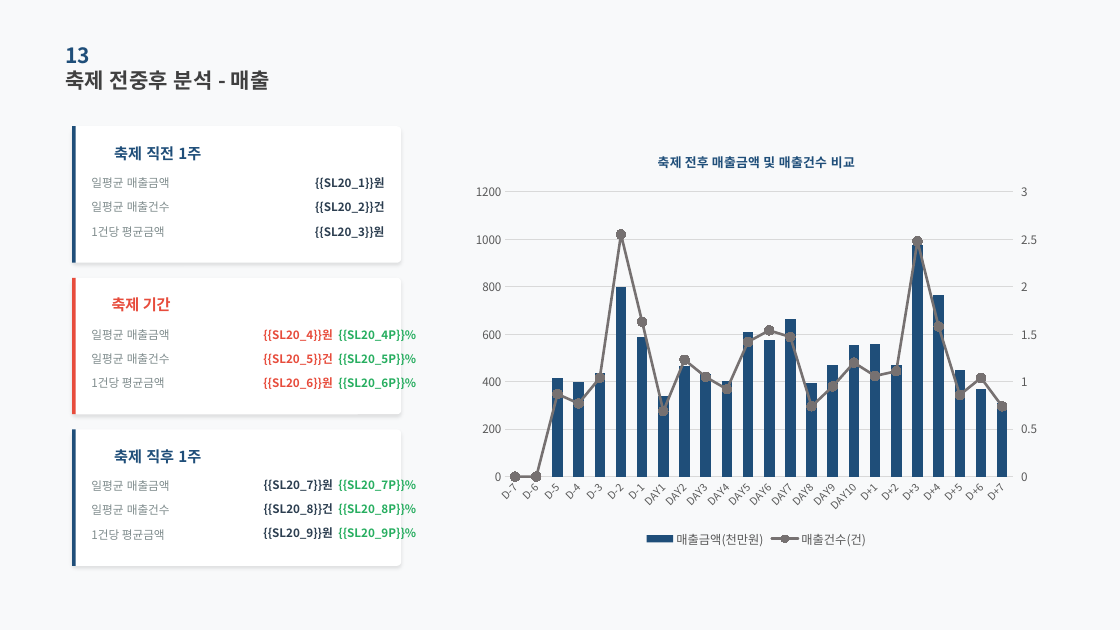
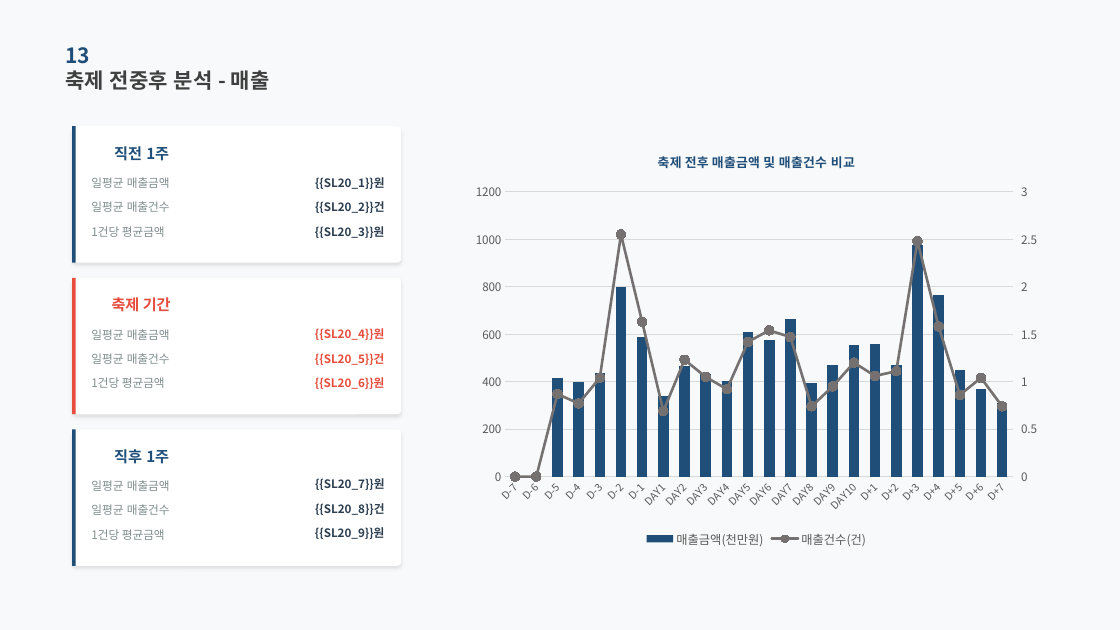
Before and after one commit to roddms/auto-report, a slide deck: slide 20 of template/master.pptx. Drawn at 1120x630 pixels with LibreOffice and Linux fonts; fonts in the diff are those of the drawing; background and template pictures are left out. Boxes give left, top, right and bottom in pixels: in the first picture for what was removed or moved away, otherwise in the second. Text is boxed around its words. In the diff, an @@ line names an element or a change of style, - is before the commit and + after.

```diff
--- a/template/master.pptx
+++ b/template/master.pptx
@@ text at box(114, 146, 169, 161): text changed @@
-축제 직전 1주
+직전 1주
@@ text removed at box(338, 329, 416, 341) @@
-{{SL20_4P}}%
@@ text removed at box(338, 353, 416, 365) @@
-{{SL20_5P}}%
@@ text removed at box(338, 377, 416, 389) @@
-{{SL20_6P}}%
@@ text at box(114, 449, 169, 464): text changed @@
-축제 직후 1주
+직후 1주
@@ text removed at box(338, 479, 416, 491) @@
-{{SL20_7P}}%
@@ 6 texts: place and size @@
-6 texts at box(263, 329, 333, 539)
+6 texts at box(315, 328, 384, 539)
@@ text removed at box(338, 503, 416, 515) @@
-{{SL20_8P}}%
@@ text removed at box(338, 527, 416, 539) @@
-{{SL20_9P}}%
```
Also in this commit, not shown: 1 other slide changed, 15 other files.
